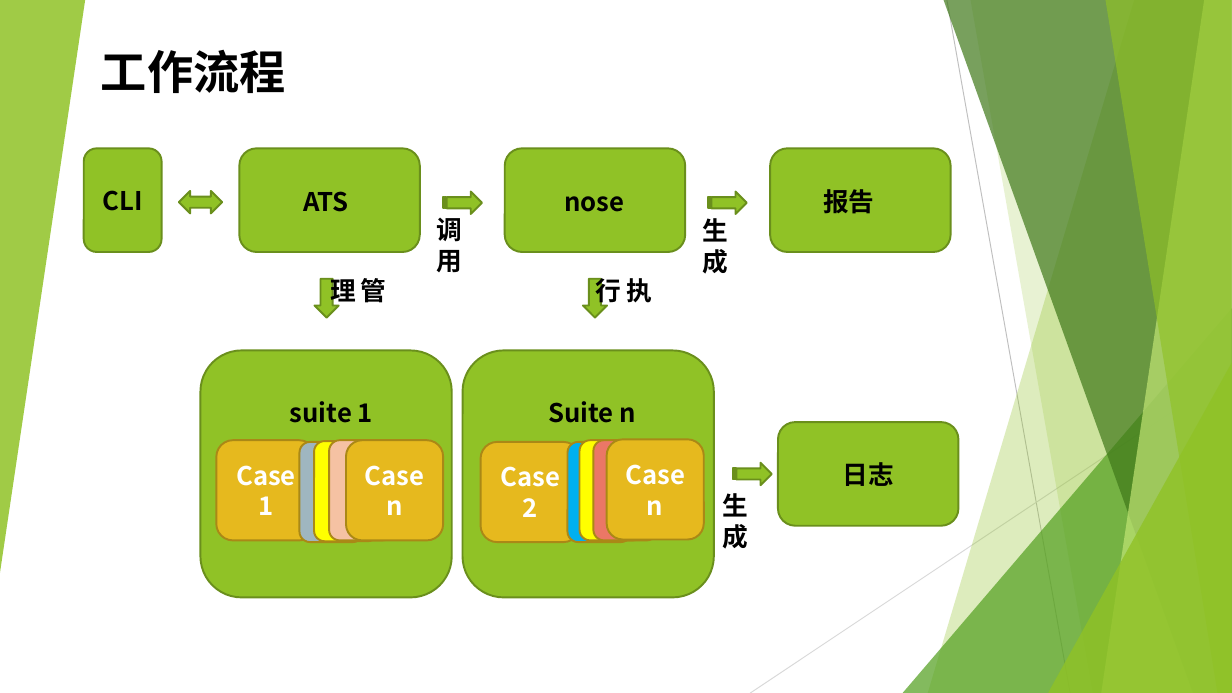
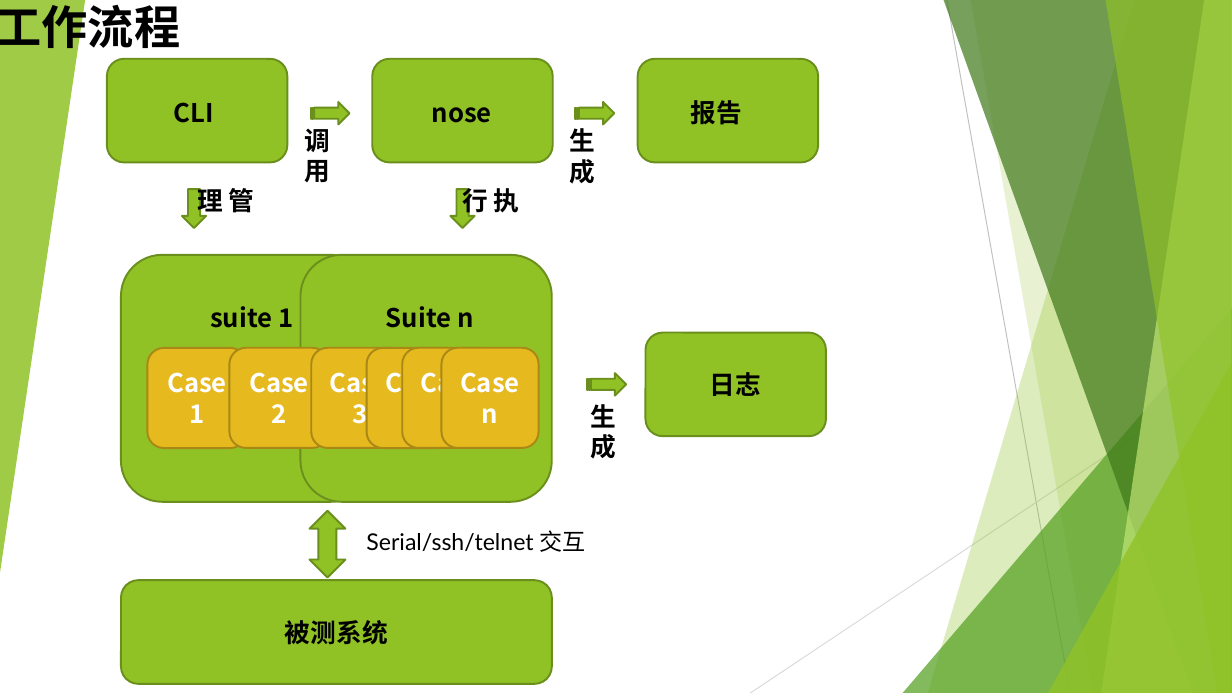
Before and after one commit to gx303841541/ATS, a slide deck: slide 2 of nose based ATS.pptx. Drawn at 1232x693 pixels with LibreOffice and Linux fonts; fonts in the diff are those of the drawing. Boxes give left, top, right and bottom in pixels: in the first picture for what was removed or moved away, otherwise in the second. Text is boxed around its words. In the diff, an @@ line names an element or a change of style, - is before the commit and + after.

```diff
--- a/nose based ATS.pptx
+++ b/nose based ATS.pptx
@@ text "工作流程" rewrapped from <box>101,50,286,93</box> to <box>0,0,181,56</box> @@
@@ text "CLI": place and size @@
-text "CLI" at <box>84,149,162,252</box>
+text "CLI" at <box>174,102,214,123</box>
@@ text "CLI" at <box>174,102,214,123</box>: vertical alignment middle to top; fill #90C226 to none; outline #6B901C 1.5 pt to none @@
@@ left right arrow removed at <box>179,191,223,213</box> @@
@@ 4 texts, 3 rounded rectangles, 1 striped right arrow, 1 down arrow: place and size @@
-4 texts, 3 rounded rectangles, 1 striped right arrow, 1 down arrow at <box>239,149,958,526</box>
+4 texts, 3 rounded rectangles, 1 striped right arrow, 1 down arrow at <box>107,59,826,436</box>
@@ text removed at <box>303,191,349,212</box> @@
-ATS
@@ 3 texts, 1 rounded rectangle, 1 striped right arrow, 1 down arrow: place and size @@
-3 texts, 1 rounded rectangle, 1 striped right arrow, 1 down arrow at <box>444,149,874,549</box>
+3 texts, 1 rounded rectangle, 1 striped right arrow, 1 down arrow at <box>311,59,742,459</box>
@@ rounded rectangle: place and size @@
-rounded rectangle at <box>201,350,452,597</box>
+rounded rectangle at <box>121,255,372,502</box>
@@ rounded rectangle: place and size @@
-rounded rectangle at <box>463,350,714,597</box>
+rounded rectangle at <box>300,255,552,502</box>
@@ text "suite 1": place and size @@
-text "suite 1" at <box>290,401,373,423</box>
+text "suite 1" at <box>210,306,293,328</box>
@@ text "Suite n": place and size @@
-text "Suite n" at <box>548,401,635,423</box>
+text "Suite n" at <box>386,306,473,328</box>
@@ rounded rectangle "Case 1": place and size @@
-rounded rectangle "Case 1" at <box>216,440,316,540</box>
+rounded rectangle "Case 1" at <box>148,348,248,448</box>
@@ rounded rectangle "Case 2": place and size @@
-rounded rectangle "Case 2" at <box>481,442,580,542</box>
+rounded rectangle "Case 2" at <box>229,348,329,447</box>
@@ rounded rectangle "Case 3": place and size @@
-rounded rectangle "Case 3" at <box>607,440,704,540</box>
+rounded rectangle "Case 3" at <box>311,348,409,447</box>
@@ rounded rectangle "Case n": place and size @@
-rounded rectangle "Case n" at <box>346,440,443,540</box>
+rounded rectangle "Case n" at <box>367,348,464,448</box>
@@ rounded rectangle added at <box>402,348,499,447</box>, fill #E6B91E, outline #AA8916 1.5 pt, 20 pt, text #FFFFFF, bold @@
+Case n
@@ rounded rectangle added at <box>442,348,539,447</box>, fill #E6B91E, outline #AA8916 1.5 pt, 20 pt, text #FFFFFF, bold @@
+Case n
@@ text in rounded rectangle at <box>352,366,445,430</box>: text changed @@
-Case n
+Case 3
@@ striped right arrow: place and size @@
-striped right arrow at <box>733,463,772,485</box>
+striped right arrow at <box>588,373,627,396</box>
@@ rounded rectangle removed at <box>299,442,363,542</box> @@
@@ rounded rectangle removed at <box>314,441,378,541</box> @@
@@ rounded rectangle removed at <box>329,440,393,540</box> @@
@@ rounded rectangle removed at <box>567,442,631,542</box> @@
@@ rounded rectangle removed at <box>579,440,643,540</box> @@
@@ rounded rectangle removed at <box>593,440,657,540</box> @@
@@ up down arrow added at <box>310,511,346,578</box>, fill #90C226, outline #6B901C 1.5 pt @@
@@ text added at <box>366,530,586,552</box>, 18 pt, text #000000 @@
+Serial/ssh/telnet 交互
@@ rounded rectangle added at <box>121,580,552,684</box>, fill #90C226, outline #6B901C 1.5 pt, 20 pt, text #000000, bold @@
+被测系统
```
Also in this commit, not shown: 1 other slide changed, 11 other files.
